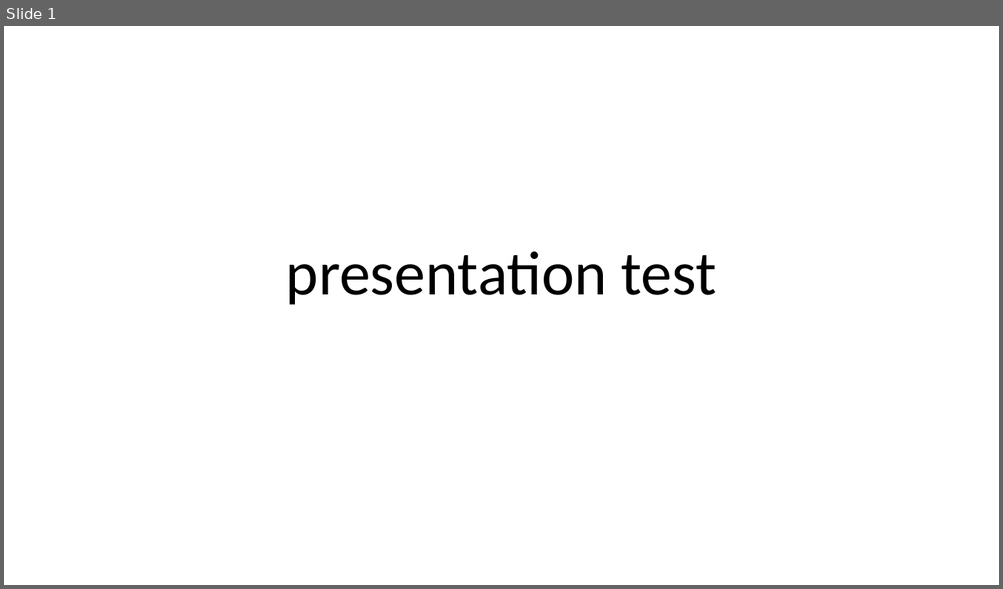
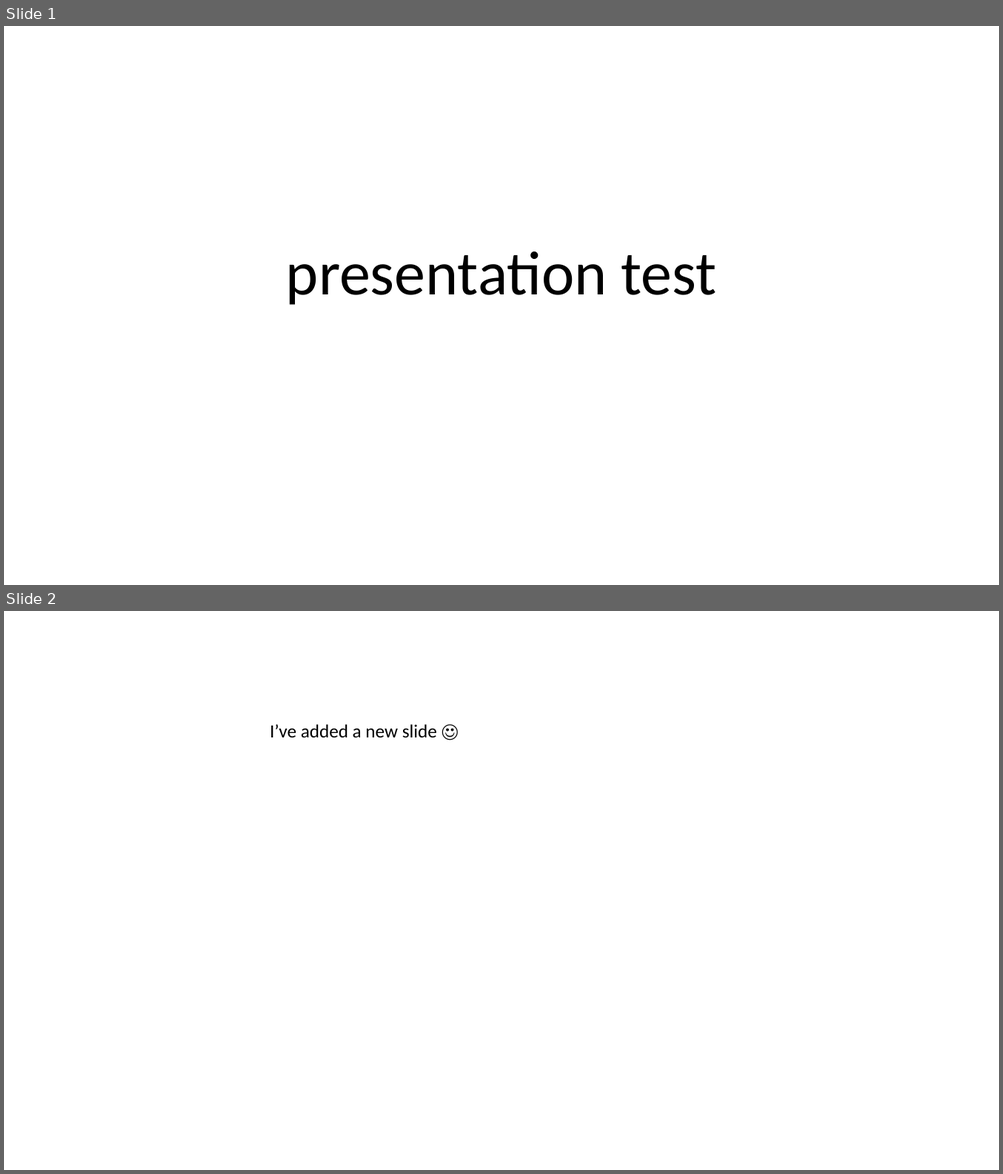
Before and after one commit to mlee86756/admp, a slide deck: presentation/test powerpoint.pptx. Shown one above the other, each under a label of ours: slide 1 before the commit, slides 1 and 2 after it. The pictures are 1003x589 and 1003x1174 pixels, drawn with LibreOffice and Linux fonts; fonts in the diff are those of the drawing. Boxes give left, top, right and bottom in pixels: in the first picture for what was removed or moved away, otherwise in the second. Text is boxed around its words. In the diff, an @@ line names an element or a change of style, - is before the commit and + after.

Commit message:
changed powerpoint

```diff
--- a/presentation/test powerpoint.pptx
+++ b/presentation/test powerpoint.pptx
@@ slide 2 added at <box>4,611,999,1170</box>, background #FFFFFF @@
@@ text added at <box>270,724,437,738</box>, 18 pt, text #000000 @@
+I’ve added a new slide ☺
```
